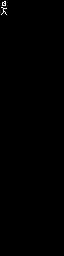
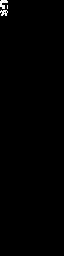
Two versions of the same layered image (64×256). Layer-by-layer changes:
painted on "Background" over left=0, top=0, right=8, bottom=16
